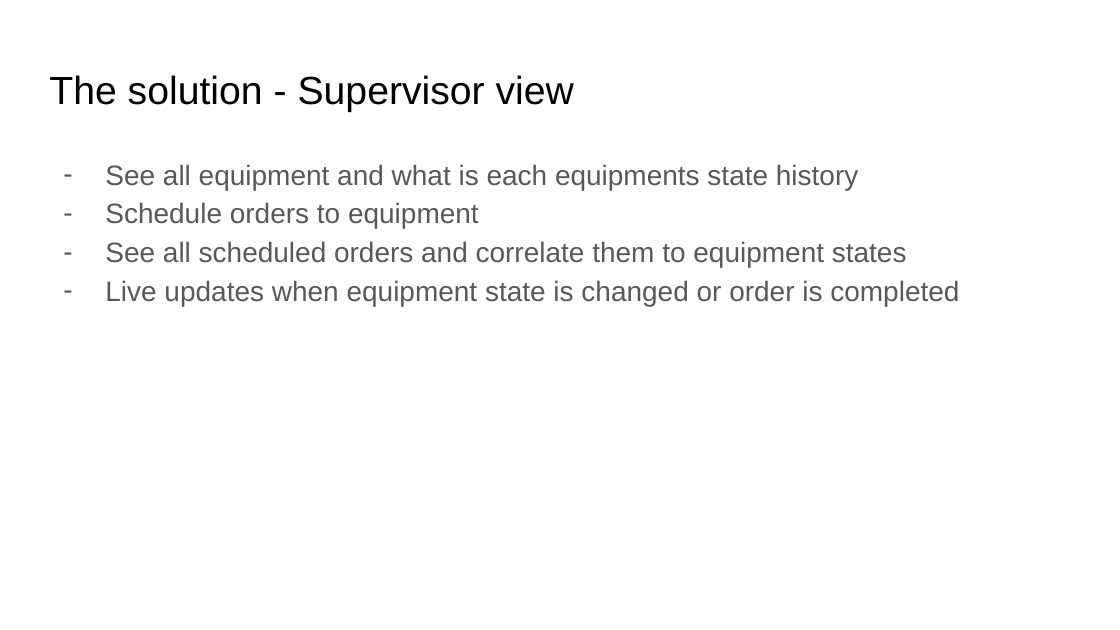
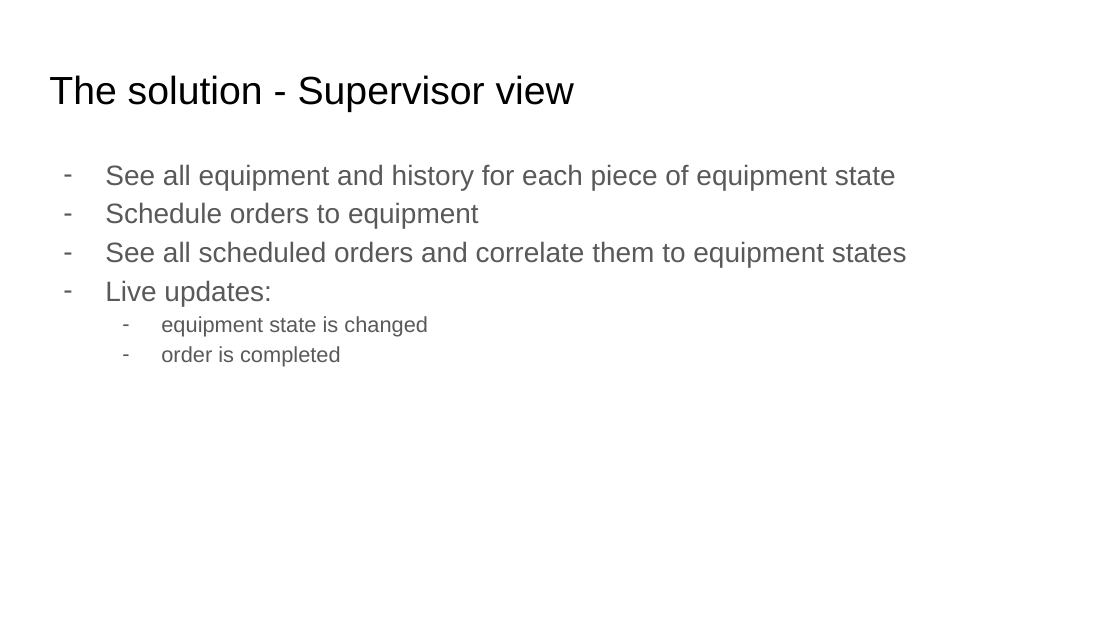
Before and after one commit to lusin-throwaway/RedYellowGreen, a slide deck: slide 5 of slides.pptx (slide 4 before the commit). Drawn at 1120x630 pixels with LibreOffice and Linux fonts; fonts in the diff are those of the drawing. Boxes give left, top, right and bottom in pixels: in the first picture for what was removed or moved away, otherwise in the second. Text is boxed around its words. In the diff, an @@ line names an element or a change of style, - is before the commit and + after.

```diff
--- a/slides.pptx
+++ b/slides.pptx
@@ text at (105, 164, 896, 190): text changed @@
-– See all equipment and what is each equipments state history
+– See all equipment and history for each piece of equipment state
@@ text at (105, 280, 428, 367): text changed; size 18 to 14 pt @@
-– Live updates when equipment state is changed or order is completed
+– Live updates:
+  – equipment state is changed
+  – order is completed
```
Also in this commit, not shown: 7 other slides changed, 3 slides added.
